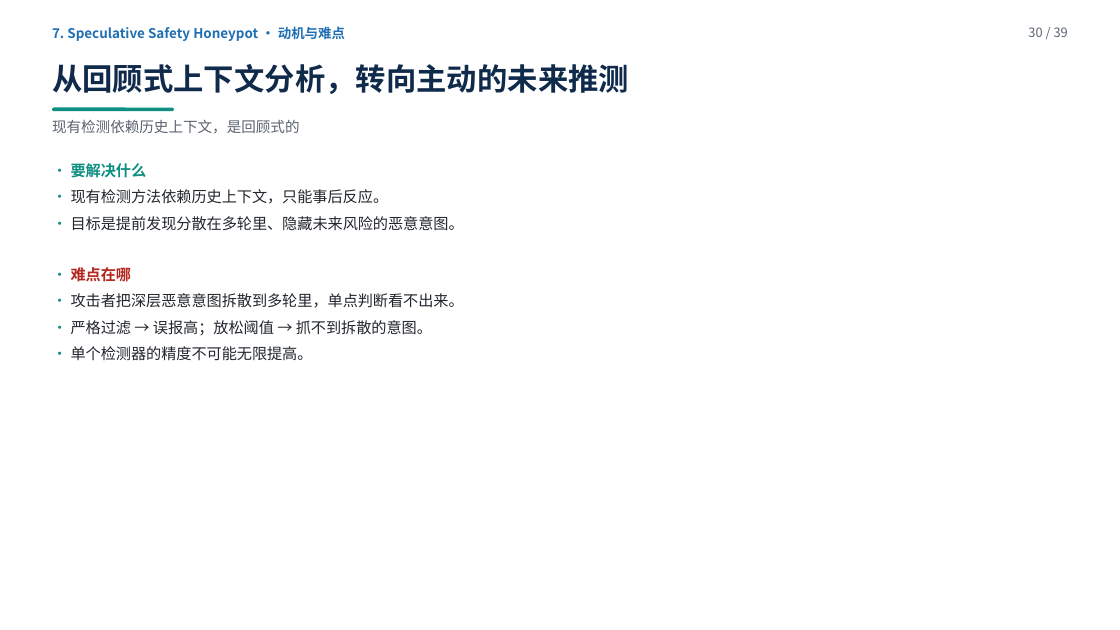
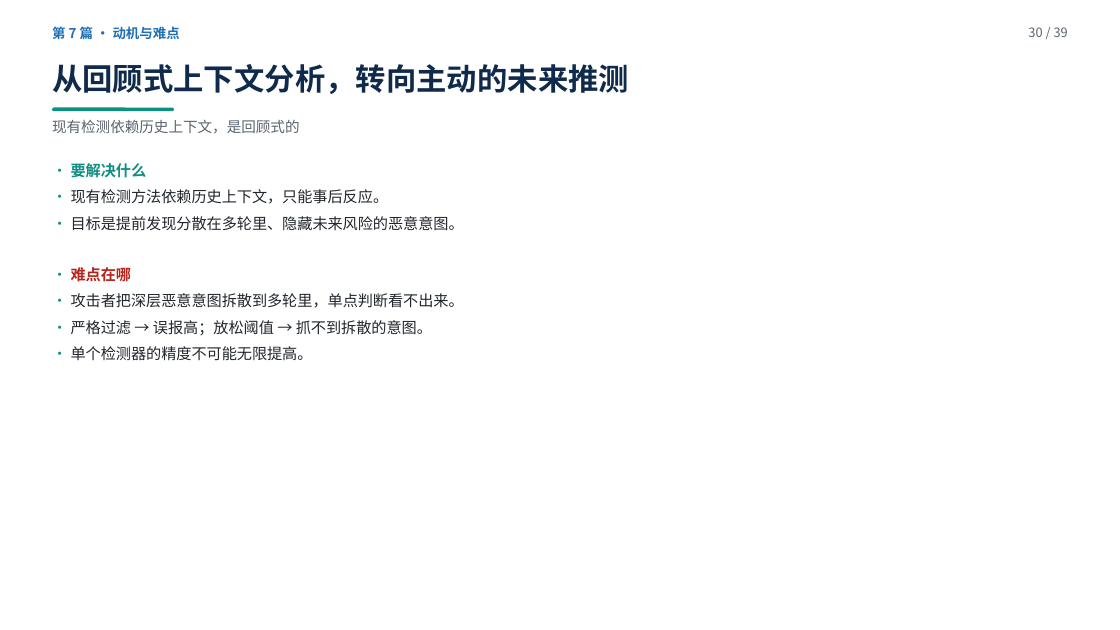
Before and after one commit to yiiiiiii1/multi-agent-remote-sensing, a slide deck: slide 30 of 阶段2-卫星多智能体防御/presentations/卫星多智能体安全调研汇报.pptx. Drawn at 1120x630 pixels with LibreOffice and Linux fonts; fonts in the diff are those of the drawing. Boxes give left, top, right and bottom in pixels: in the first picture for what was removed or moved away, otherwise in the second. Text is boxed around its words. In the diff, an @@ line names an element or a change of style, - is before the commit and + after.

```diff
--- a/阶段2-卫星多智能体防御/presentations/卫星多智能体安全调研汇报.pptx
+++ b/阶段2-卫星多智能体防御/presentations/卫星多智能体安全调研汇报.pptx
@@ text at <box>52,24,180,42</box>: text changed @@
-7. Speculative Safety Honeypot · 动机与难点
+第 7 篇 · 动机与难点
```
Also in this commit, not shown: 33 other slides changed, 3 other files.
